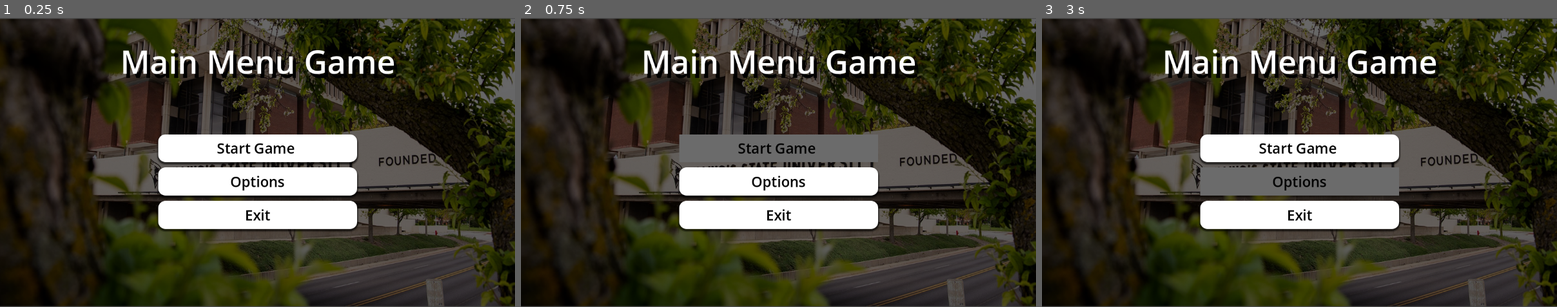
Above: before the commit, frames 1-3 (left to right).
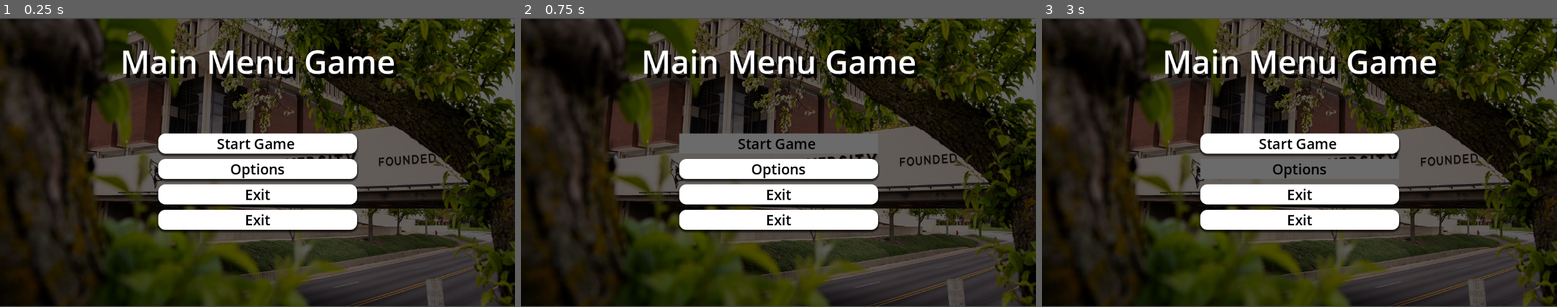
Above: after the commit, the same moments.

Repository: apakula036/practice-menu-style-game
Game: Godot game, scene res://scenes/main_menu.tscn
Same seed, same stepped clock (60 frames per second), same inputs: the game is played once before the commit and once after it.
Inputs:
- Up to frame 1 (0.25 s): no input
- Up to frame 2 (0.75 s): click "Start Game" at 0.5 s
- Up to frame 3 (3 s): click "Start Game" at 1.25 s; click "Start Game" at 2 s; click "Options" at 2.75 s

The runs differ from the first frame. In frame 1, 5.0% of the frame differs, in the area x 30-70%, y 39-75%; in frame 2, 4.7%; in frame 3, 5.9%.

Commit message:
testing adding new button

Diff:
--- a/scenes/main_menu.tscn
+++ b/scenes/main_menu.tscn
@@ -1,5 +1,6 @@
-[gd_scene load_steps=7 format=3 uid="uid://ceb7y5hdmbwvj"]
+[gd_scene load_steps=8 format=3 uid="uid://ceb7y5hdmbwvj"]
 
+[ext_resource type="Script" uid="uid://m7lgg1pvrqur" path="res://scenes/main_menu.gd" id="1_ekxnf"]
 [ext_resource type="Texture2D" uid="uid://crnjl73sth8i" path="res://images/6_Overpass_Spring (2).jpg" id="1_l6cm7"]
 
 [sub_resource type="StyleBoxTexture" id="StyleBoxTexture_ekxnf"]
@@ -32,6 +33,7 @@
 anchor_bottom = 0.5
 grow_horizontal = 2
 grow_vertical = 2
+script = ExtResource("1_ekxnf")
 
 [node name="Panel" type="Panel" parent="."]
 layout_mode = 1
@@ -105,6 +107,20 @@
 theme_override_styles/focus = SubResource("StyleBoxEmpty_l6cm7")
 text = "Exit"
 
+[node name="quitgamebutton2" type="Button" parent="VBoxContainer"]
+layout_mode = 2
+size_flags_vertical = 3
+theme_override_colors/font_color = Color(0, 0, 0, 1)
+theme_override_colors/font_focus_color = Color(0, 0, 0, 1)
+theme_override_colors/font_pressed_color = Color(0, 0, 0, 1)
+theme_override_colors/font_hover_color = Color(0, 0, 0, 1)
+theme_override_font_sizes/font_size = 32
+theme_override_styles/normal = SubResource("StyleBoxFlat_vue75")
+theme_override_styles/pressed = SubResource("StyleBoxFlat_l6cm7")
+theme_override_styles/hover = SubResource("StyleBoxFlat_ekxnf")
+theme_override_styles/focus = SubResource("StyleBoxEmpty_l6cm7")
+text = "Exit"
+
 [node name="Main Menu Game" type="Label" parent="."]
 layout_mode = 1
 anchors_preset = 8
